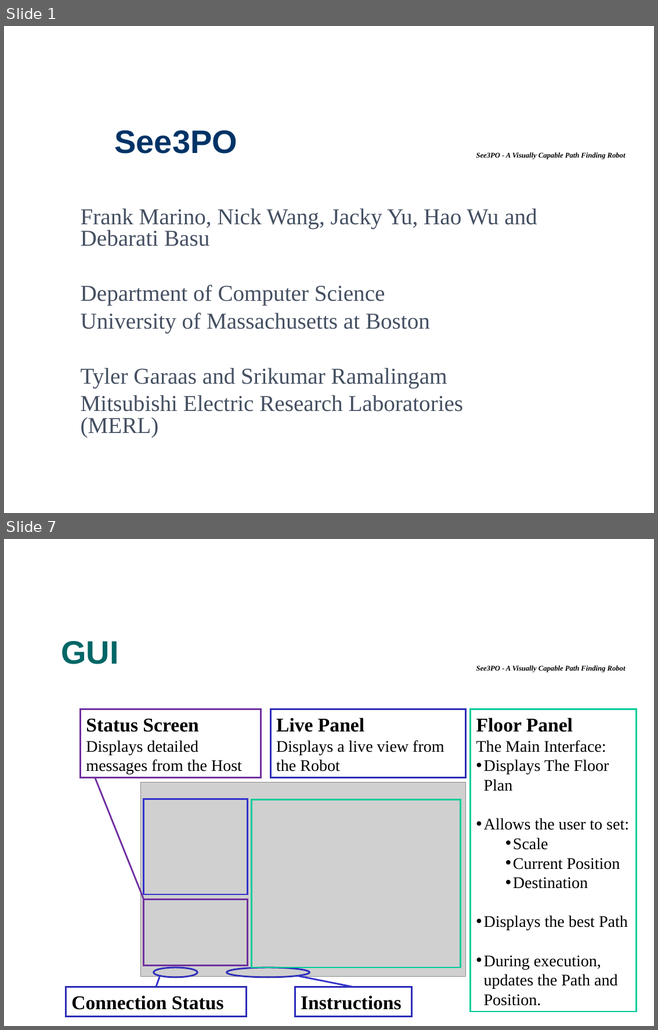
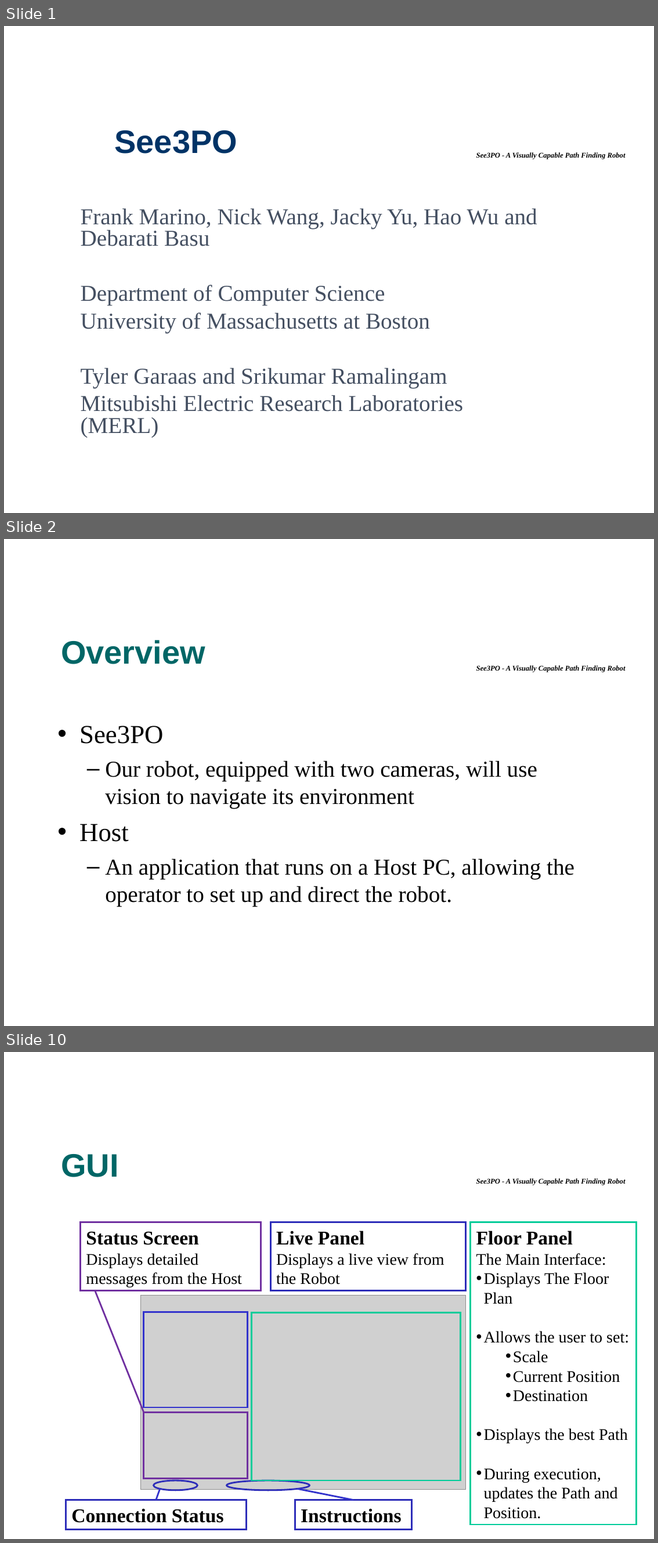
Before and after one commit to tkram01/see3po, a slide deck: Documents/PresentationFinal.ppt. Shown one above the other, each under a label of ours: slides 1 and 7 before the commit, slides 1, 2 and 10 after it; the slides between them are not shown. The pictures are 658x1030 and 658x1543 pixels, drawn with LibreOffice and Linux fonts; fonts in the diff are those of the drawing; grey boxes stand for pictures; background and template pictures are left out. Boxes give left, top, right and bottom in pixels: in the first picture for what was removed or moved away, otherwise in the second. Text is boxed around its words. In the diff, an @@ line names an element or a change of style, - is before the commit and + after.

```diff
--- a/Documents/PresentationFinal.ppt
+++ b/Documents/PresentationFinal.ppt
@@ slide 2 added at box(4, 539, 654, 1026), background picture (left out); not listed: 1 template element that a slide beside it also shows @@
@@ text added at box(61, 640, 205, 664), 40 pt, text #006666, bold @@
+Overview
@@ text added at box(79, 726, 574, 907), 28 pt, text #000000 @@
+• See3PO
+  – Our robot, equipped with two cameras, will use vision to navigate its environment
+• Host
+  – An application that runs on a Host PC, allowing the operator to set up and direct the robot.
@@ what was slide 7 is now slide 10 @@
```
Also in this commit, not shown: 9 slides changed, 4 other slides added, 1 slide removed.
